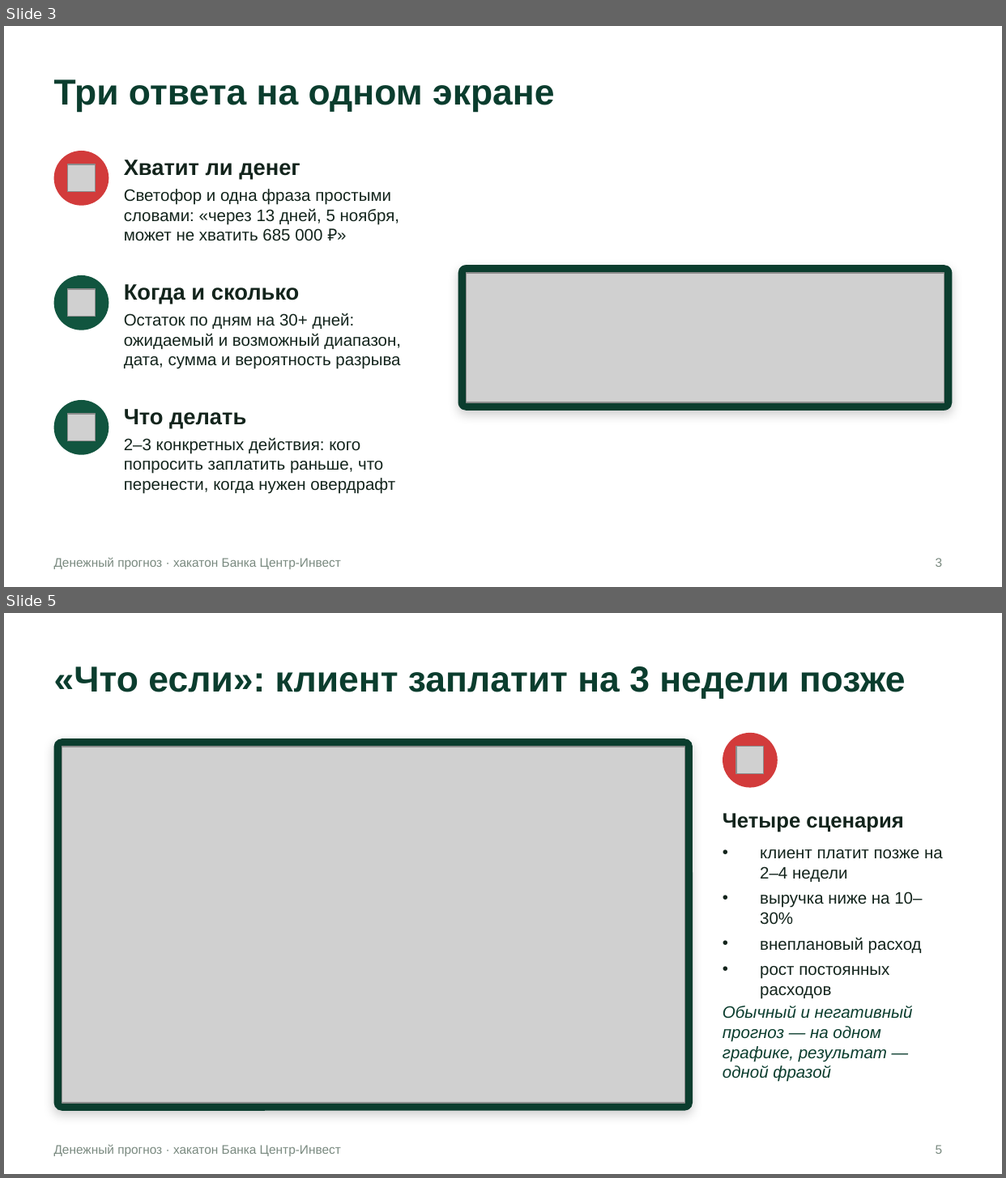
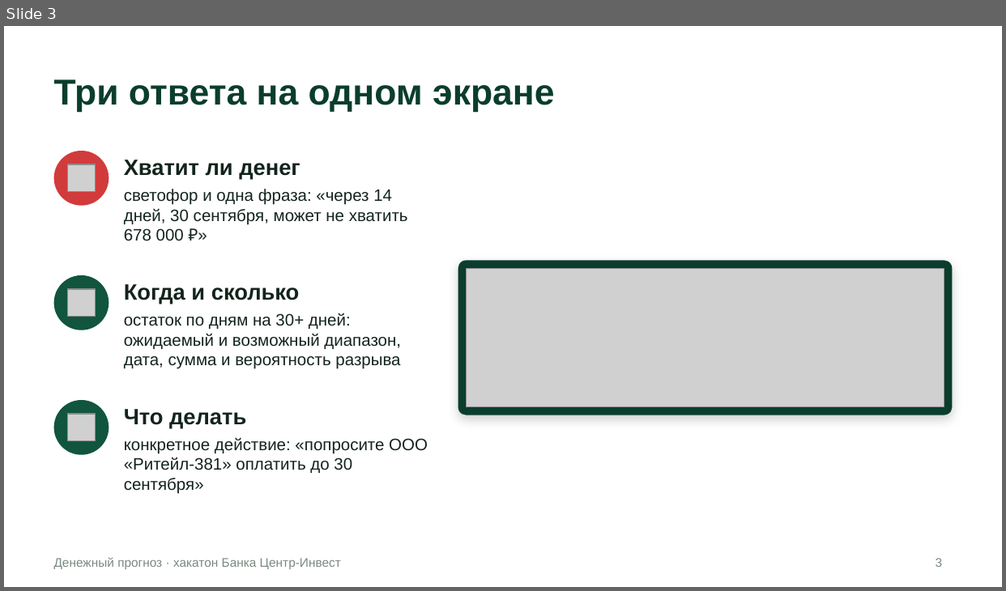
Before and after one commit to VaDex-web/cashflow, a slide deck: docs/presentation.pptx. Shown one above the other, each under a label of ours: slides 3 and 5 before the commit, slide 3 after it; the slides between them are not shown. The pictures are 1006x1178 and 1006x591 pixels, drawn with LibreOffice and Linux fonts; fonts in the diff are those of the drawing; grey boxes stand for pictures. Boxes give left, top, right and bottom in pixels: in the first picture for what was removed or moved away, otherwise in the second. Text is boxed around its words. In the diff, an @@ line names an element or a change of style, - is before the commit and + after.

```diff
--- a/docs/presentation.pptx
+++ b/docs/presentation.pptx
@@ slide 5 removed at [4, 613, 1002, 1174], background #FFFFFF; not listed: 1 template element that a slide beside it also shows @@
@@ title removed at [54, 666, 906, 699] @@
-«Что если»: клиент заплатит на 3 недели позже
@@ ellipse removed at [722, 733, 778, 788] @@
@@ rounded rectangle removed at [54, 739, 692, 1111] @@
@@ picture removed at [62, 747, 684, 1103] @@
@@ picture removed at [736, 747, 765, 775] @@
@@ text removed at [722, 813, 903, 833] @@
-Четыре сценария
@@ text removed at [760, 850, 943, 999] @@
-• клиент платит позже на 2–4 недели
-• выручка ниже на 10–30%
-• внеплановый расход
-• рост постоянных расходов
@@ text removed at [722, 1006, 913, 1082] @@
-Обычный и негативный прогноз — на одном графике, результат — одной фразой
@@ page number removed at [936, 1145, 943, 1154] @@
-5
@@ slide 3 changed as well @@
@@ text at [124, 189, 408, 241]: text changed @@
-Светофор и одна фраза простыми словами: «через 13 дней, 5 ноября, может не хватить 685 000 ₽»
+светофор и одна фраза: «через 14 дней, 30 сентября, может не хватить 678 000 ₽»
@@ rounded rectangle: place and size @@
-rounded rectangle at [458, 266, 952, 412]
+rounded rectangle at [458, 261, 952, 415]
@@ rounded rectangle at [458, 261, 952, 415]: proportions changed @@
@@ picture: place and size @@
-picture at [466, 274, 944, 403]
+picture at [466, 268, 944, 408]
@@ text at [124, 313, 401, 369]: text changed @@
-Остаток по дням на 30+ дней: ожидаемый и возможный диапазон, дата, сумма и вероятность разрыва
+остаток по дням на 30+ дней: ожидаемый и возможный диапазон, дата, сумма и вероятность разрыва
@@ text at [124, 437, 428, 494]: text changed @@
-2–3 конкретных действия: кого попросить заплатить раньше, что перенести, когда нужен овердрафт
+конкретное действие: «попросите ООО «Ритейл-381» оплатить до 30 сентября»
```
Also in this commit, not shown: 6 other slides changed, 4 slides added, 5 other slides removed, 23 other files.
